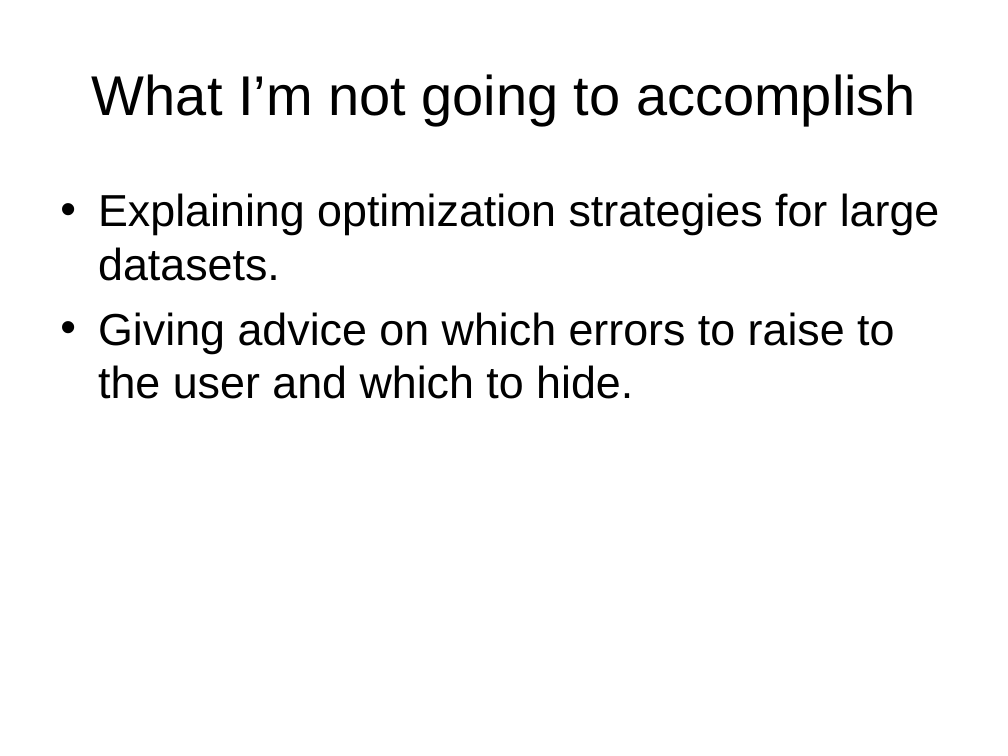
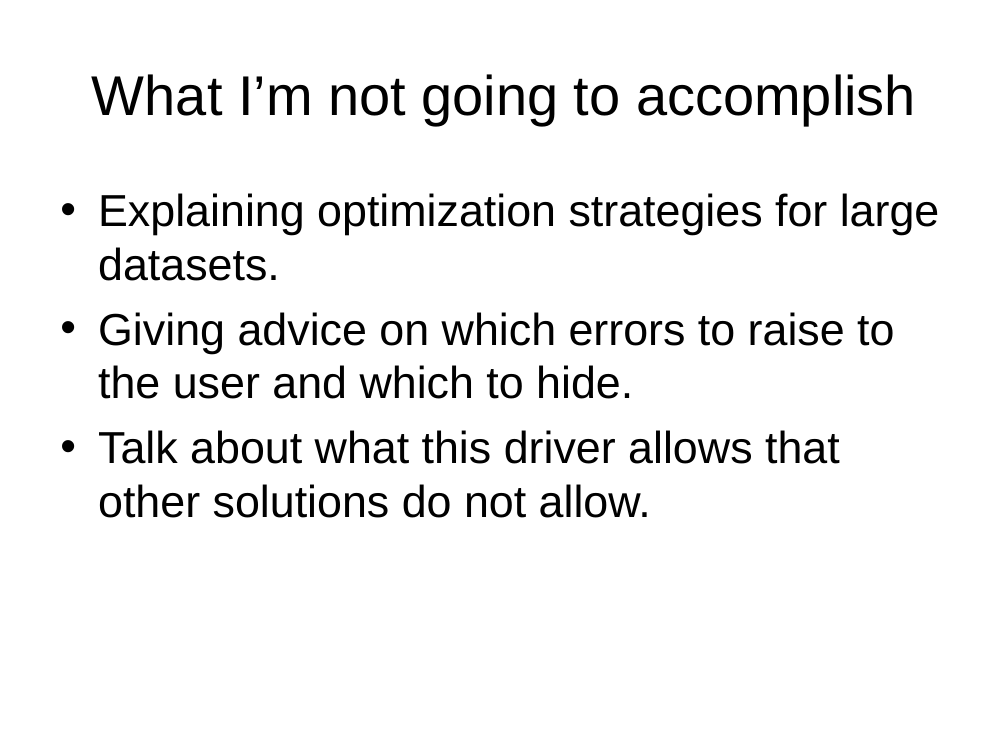
Before and after one commit to LIPHP/Employee-Contact-List, a slide deck: slide 3 of Docs/Using Microsoft SQL Server with PHP.ppt. Drawn at 1008x756 pixels with LibreOffice and Linux fonts; fonts in the diff are those of the drawing. Boxes give left, top, right and bottom in pixels: in the first picture for what was removed or moved away, otherwise in the second. Text is boxed around its words. In the diff, an @@ line names an element or a change of style, - is before the commit and + after.

```diff
--- a/Docs/Using Microsoft SQL Server with PHP.ppt
+++ b/Docs/Using Microsoft SQL Server with PHP.ppt
@@ text at (x1=98, y1=430, x2=840, y2=518): paragraph added @@
+• Talk about what this driver allows that other solutions do not allow.
```
Also in this commit, not shown: 8 other slides changed, 9 slides added, 2 slides removed, 2 other files.
